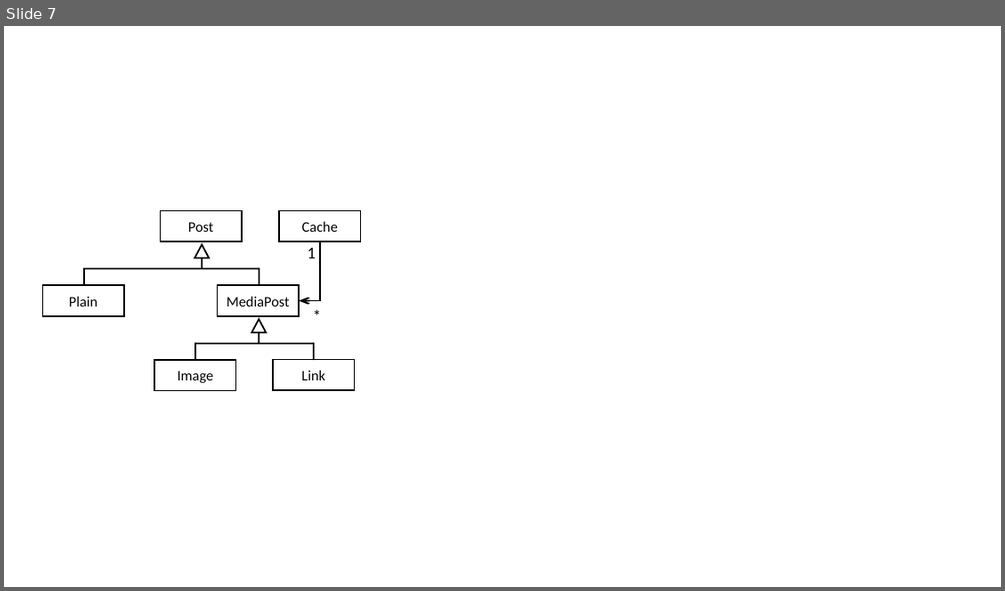
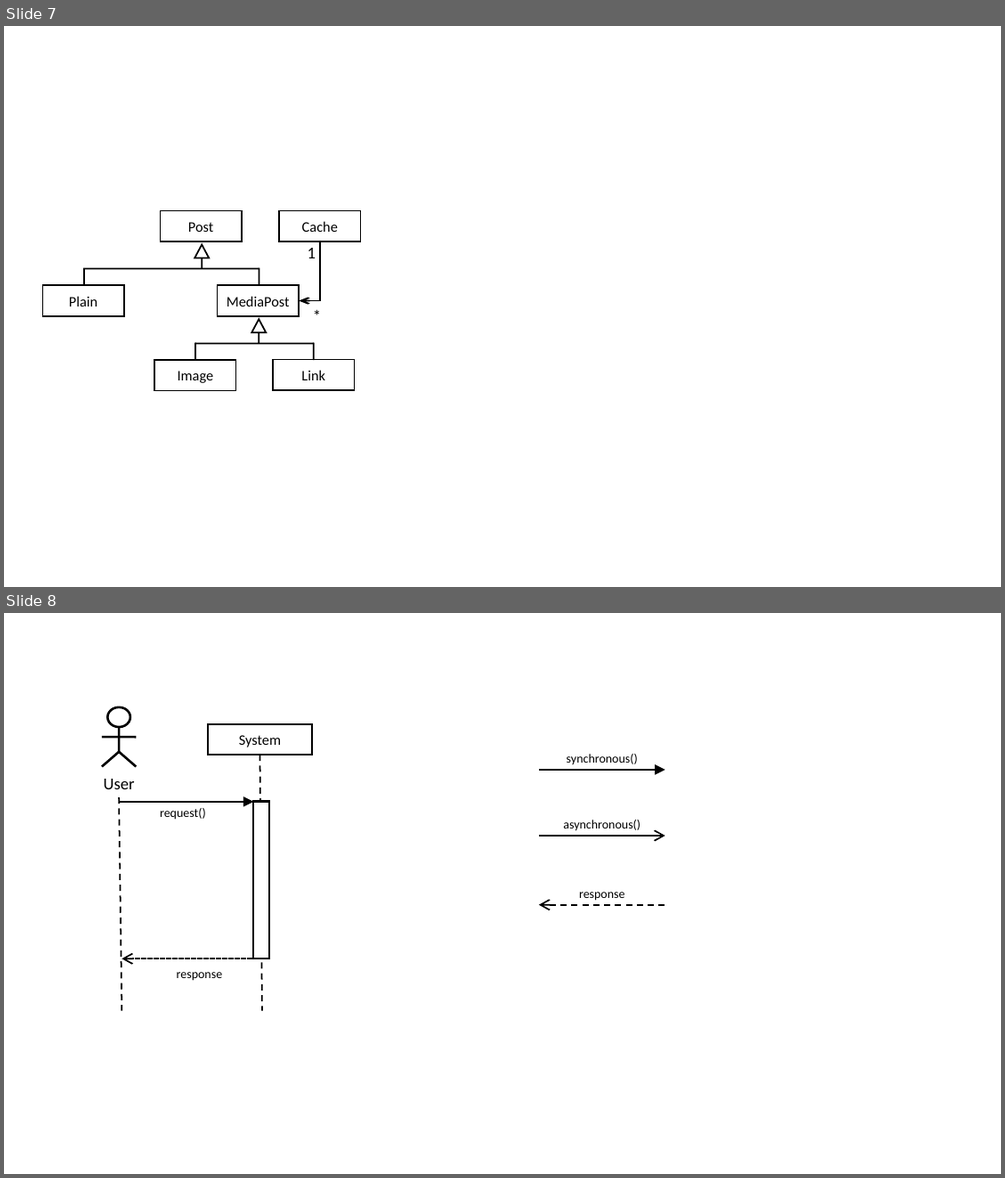
Before and after one commit to tpetricek/teaching, a slide deck: software-engineering/slides/uml.pptx. Shown one above the other, each under a label of ours: slide 7 before the commit, slides 7 and 8 after it. The pictures are 1005x591 and 1005x1178 pixels, drawn with LibreOffice and Linux fonts; fonts in the diff are those of the drawing. Boxes give left, top, right and bottom in pixels: in the first picture for what was removed or moved away, otherwise in the second. Text is boxed around its words. In the diff, an @@ line names an element or a change of style, - is before the commit and + after.

```diff
--- a/software-engineering/slides/uml.pptx
+++ b/software-engineering/slides/uml.pptx
@@ slide 8 added at bbox=[4, 613, 1001, 1174], background #FFFFFF @@
@@ rectangle added at bbox=[208, 723, 312, 755], fill #FFFFFF, outline #000000 1.5 pt, 14 pt, text #000000 @@
+System
@@ group added at bbox=[102, 707, 137, 766]: 4 lines, 1 ellipse @@
@@ line added from (259, 755) to (262, 1011), #000000 1.5 pt dashed @@
@@ arrow added from (539, 770) to (665, 770), #000000 1.5 pt @@
@@ text added at bbox=[566, 754, 638, 765], 12 pt, text #000000 @@
+synchronous()
@@ text added at bbox=[104, 779, 135, 789], 16 pt, text #000000 @@
+User
@@ line added from (119, 798) to (122, 1011), #000000 1.5 pt dashed @@
@@ arrow added from (119, 802) to (254, 802), #000000 1.5 pt @@
@@ text added at bbox=[160, 808, 206, 819], 12 pt, text #000000 @@
+request()
@@ rectangle added at bbox=[254, 801, 269, 911], fill #FFFFFF, outline #000000 1.5 pt @@
@@ rectangle added at bbox=[254, 802, 269, 958], fill #FFFFFF, outline #000000 1.5 pt @@
@@ text added at bbox=[563, 819, 640, 831], 12 pt, text #000000 @@
+asynchronous()
@@ arrow added from (539, 835) to (665, 835), #000000 1.5 pt @@
@@ arrow added from (665, 905) to (539, 905), #000000 1.5 pt dashed @@
@@ text added at bbox=[579, 892, 625, 900], 12 pt, text #000000 @@
+response
@@ arrow added from (252, 958) to (122, 958), #000000 1.5 pt dashed @@
@@ text added at bbox=[177, 972, 223, 981], 12 pt, text #000000 @@
+response
```
Also in this commit, not shown: 1 other slide added, 15 other files.
